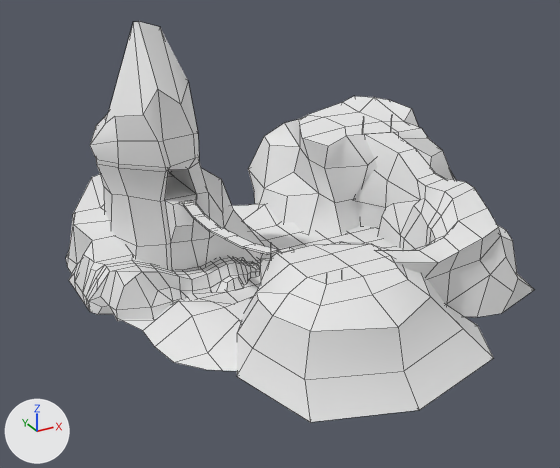
Two versions of the OBJ model Assets/Models/pupu Mountain.obj, one commit apart.
Both versions are drawn from a camera (50 mm lens) standing at (-382.0, -755.0, 417.0) and looking at (24.0, -17.0, 48.0). Every picture has the same lights, and +X, +Y and +Z are marked at lower left. Mesh edges are drawn as thin lines. Where no turn or scale is listed for an object, it has been applied to the vertices.

Before the edit, the objects in view are built like this:
```python
mat_initialshadinggroup = principled_material('initialShadingGroup')
mat_initialshadinggroup.base_color = (0.8, 0.8, 0.8)  # white #e7e7e7
mat_initialshadinggroup.roughness = 1.0
me_pupu_mountain = bpy.data.meshes.new('pupu Mountain')
me_pupu_mountain.from_pydata(...)  # 1160 vertices, 1242 faces; spans x -205.0..402.0, y -318.0..308.0, z -10.0..292.0
me_pupu_mountain.materials.append(mat_initialshadinggroup)  # white #e7e7e7
ob_pupu_mountain = bpy.data.objects.new('pupu Mountain', me_pupu_mountain)
ob_pupu_mountain.location = (0.0, 0.0, 0.0)
```
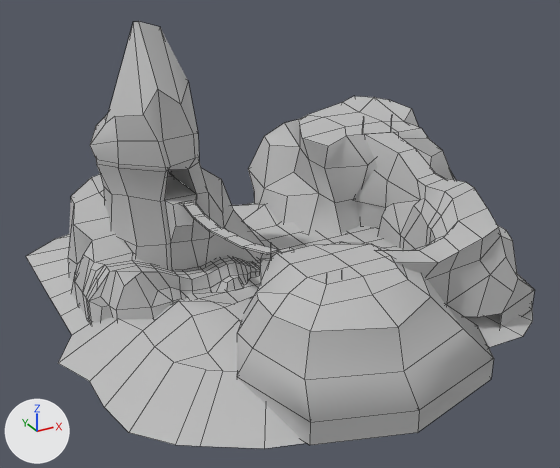
The change in detail:
Material 'initialShadingGroup' (mat_initialshadinggroup) changes colour from white #e7e7e7 to grey #bcbcbc; in linear values from (0.8, 0.8, 0.8) to (0.5, 0.5, 0.5).
me_pupu_mountain is used by ob_pupu_mountain; location (0.0, 0.0, 0.0).
me_pupu_mountain had 1160 vertices, 1242 faces and spanned x -205.0..402.0, y -318.0..308.0, z -10.0..292.0.
me_pupu_mountain now has 1219 vertices, 1296 faces and spans x -254.0..402.0, y -318.0..308.0, z -36.0..292.0.
Part 1, on me_pupu_mountain:
13 vertices in x -205.0..-181.0, y -37.0..172.0, z -1.0 move by (0.0, 0.0, -19.0).
8 vertices move from x -181.0..-129.0, y 22.0..131.0, z 43.0..84.0 to x -181.0..-129.0, y 22.0..131.0, z 46.0..96.0.
37 vertices are added at x -254.0..304.0, y -285.0..286.0, z -36.0..-21.0.
23 new vertices lie (0.0, 0.0, -25.0) away from vertices in x -119.0..402.0, y -318.0..308.0, z -10.0..4.0.
6 new vertices lie (48.0, 0.0, 0.0) away from vertices in x -131.0..157.0, y -285.0..286.0, z -26.0.
63 new faces join them.
Part 2, on me_pupu_mountain:
7 vertices are removed from x -14.0..-1.0, y -16.0..14.0, z 8.0..16.0.
14 faces are deleted.
5 new faces join them.

Pixel boxes [x1, y1, x2, y2] of what changed, in the pictures (560 x 468 px):
'pupu Mountain', recoloured, reshaped (white to grey, 9% wider, 7% taller): before [66, 21, 534, 422]; after [26, 21, 534, 449]
part 1 of me_pupu_mountain, built on: before [66, 174, 154, 321]; after [26, 174, 534, 449]
part 2 of me_pupu_mountain, cut back: before [237, 258, 260, 270]; after [237, 258, 259, 270]
